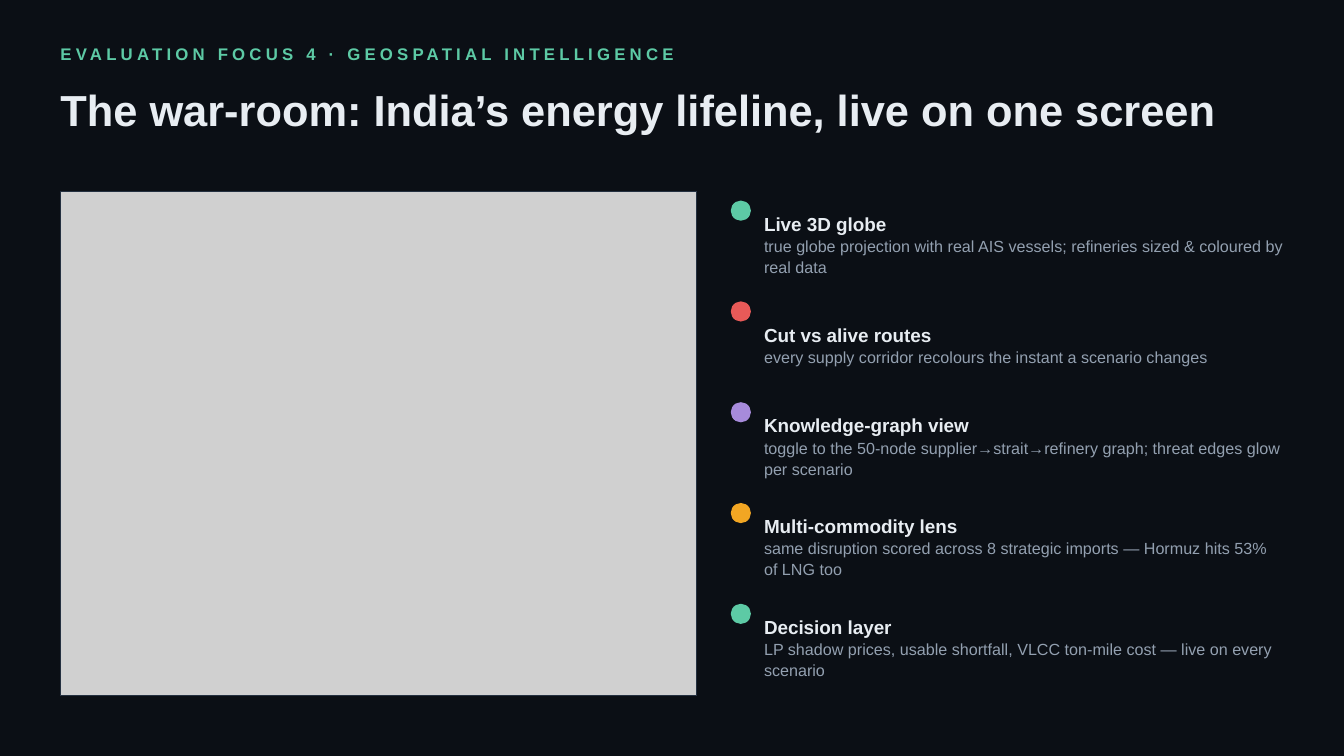
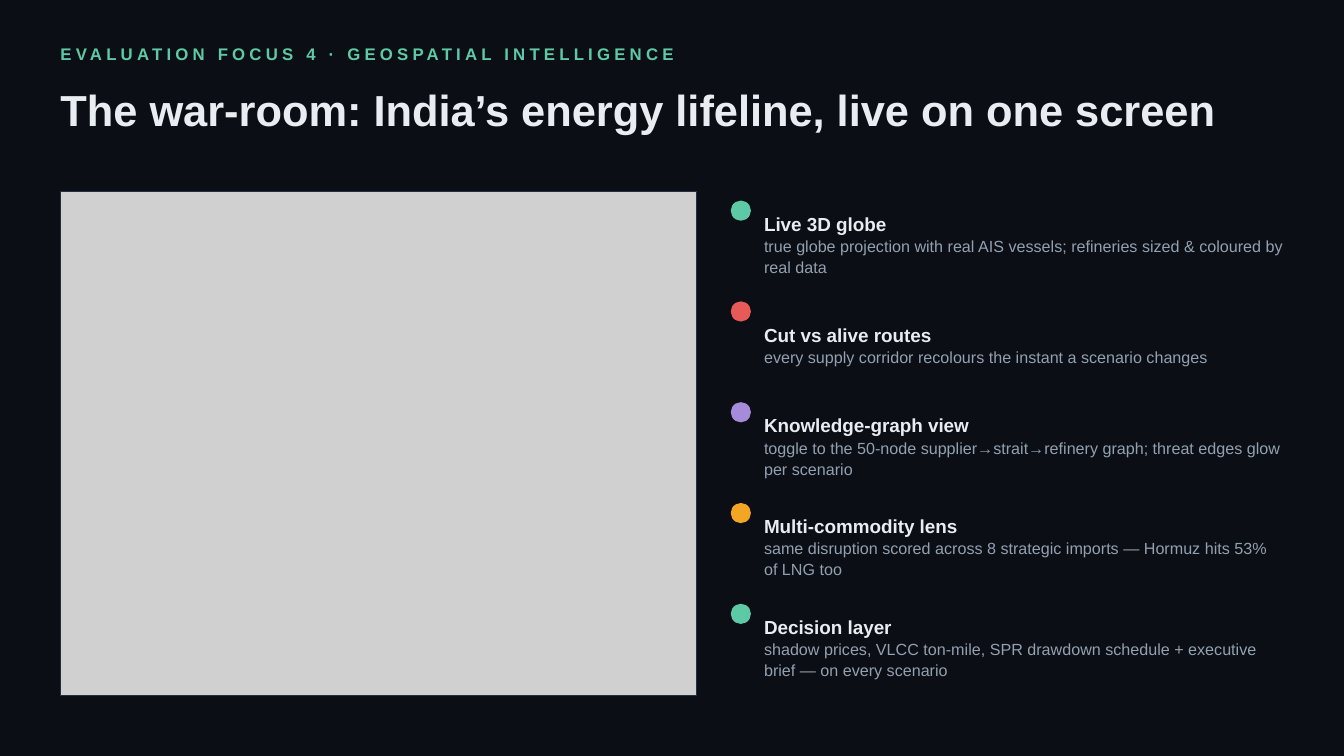
Before and after one commit to PureGenius369/Karnadhar, a slide deck: slide 10 of deliverables/KARNADHAR_Deck.pptx. Drawn at 1344x756 pixels with LibreOffice and Linux fonts; fonts in the diff are those of the drawing; grey boxes stand for pictures. Boxes give left, top, right and bottom in pixels: in the first picture for what was removed or moved away, otherwise in the second. Text is boxed around its words. In the diff, an @@ line names an element or a change of style, - is before the commit and + after.

Commit message:
Brief-coverage build: every listed component now exists in the product
- Red Sea suspension scenario (named in the brief): crude is Cape-insulated
  (54 kb/d gap, Brent flat) while the commodity lens shows edible oils take
  18% via the Suez/Black-Sea artery - commodity-specific arteries, proven
- SPR drawdown scheduler (engine/spr.py, the brief's Strategic Reserve
  Optimisation Agent): hold / bridge / ration verdicts with draw rate,
  depletion % and residual demand-management need
- Executive brief in the war-room (card 5): the pipeline's final product,
  composed engine-side from real numbers; SPR verdict + shadow prices +
  spillover included; template words, key-gated Claude drop-in
- EF-3 made visible: Brent sensitivity band ($150-244 at full closure)
  shown in-product; price-channel scope stated honestly
- Hormuz-bypass pipelines (Petroline + ADCOP) drawn on the globe - the
  cascade's 6.5 Mb/d nuance mapped where it physically exists
- Multi-source cross-check line in the signal card (live AIS tracks count)
- LP plan granularity 0.1 -> 0.01 kb/d: fixes blend distortion at small
  refineries (caught by the new Red Sea regression check)
- README brief-coverage mapping table; .env.example; demo script Red Sea
  beat; deck 50/50 + Red Sea/SPR lines; validation 45 -> 50 checks

```diff
--- a/deliverables/KARNADHAR_Deck.pptx
+++ b/deliverables/KARNADHAR_Deck.pptx
@@ text at (764, 620, 1256, 680): text changed @@
-Decision layer
-LP shadow prices, usable shortfall, VLCC ton-mile cost — live on every scenario
+Decision layer
+shadow prices, VLCC ton-mile, SPR drawdown schedule + executive brief — on every scenario
```
Also in this commit, not shown: 2 other slides changed, 17 other files.
